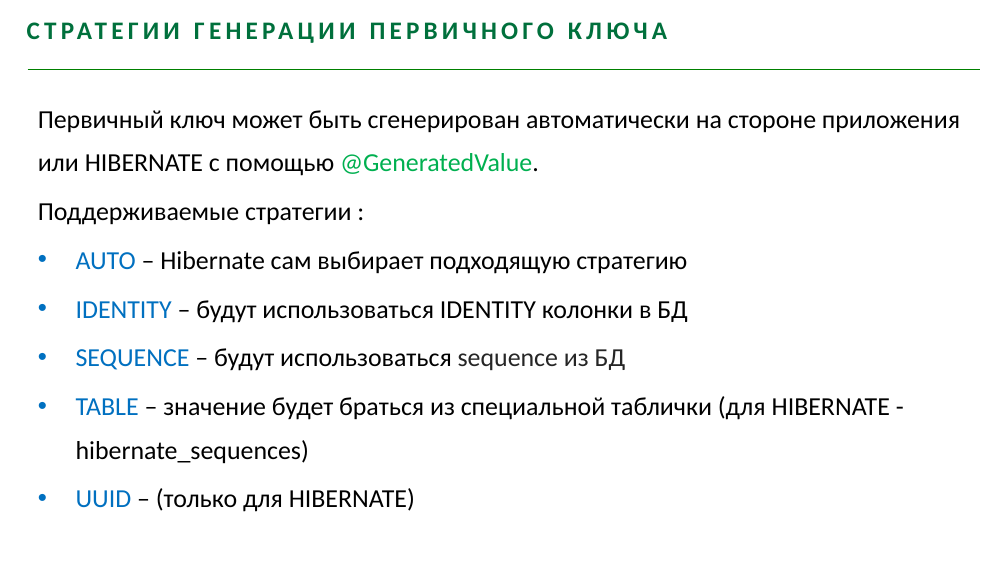
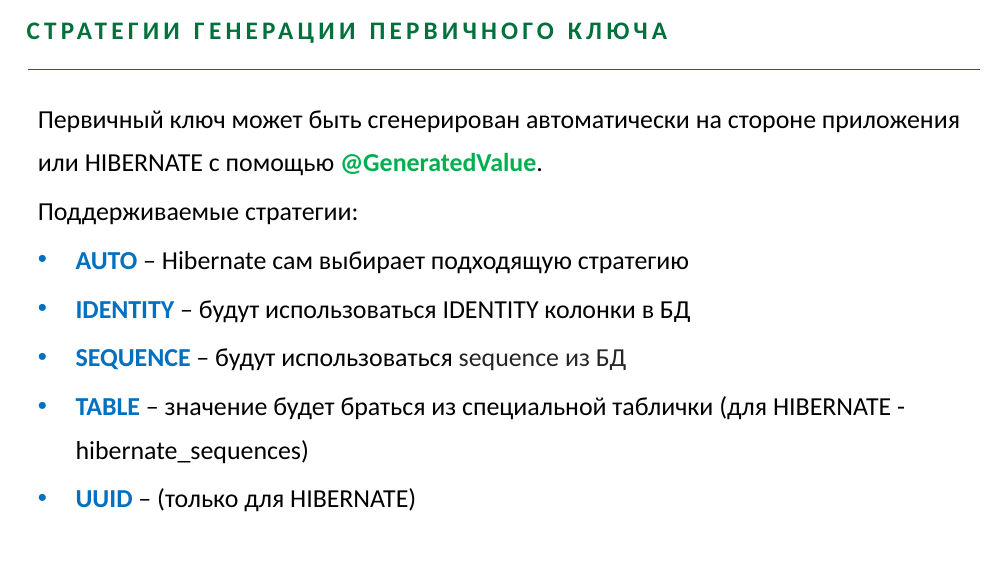
Before and after one commit to youhavebeenforked/JavaSchoolCourse, a slide deck: slide 15 of lessons/18_Hibernate/Hibernate.pptx. Drawn at 1008x567 pixels with LibreOffice and Linux fonts; fonts in the diff are those of the drawing; background and template pictures are left out. Boxes give left, top, right and bottom in pixels: in the first picture for what was removed or moved away, otherwise in the second. Text is boxed around its words. In the diff, an @@ line names an element or a change of style, - is before the commit and + after.

```diff
--- a/lessons/18_Hibernate/Hibernate.pptx
+++ b/lessons/18_Hibernate/Hibernate.pptx
@@ text at (x1=38, y1=110, x2=960, y2=512): bold on in "@GeneratedValue.", "AUTO", "IDENTITY", "SEQUENCE" and 2 more places @@
@@ text at (x1=38, y1=203, x2=358, y2=225): spaces changed @@
-Поддерживаемые стратегии :
+Поддерживаемые стратегии:
```
Also in this commit, not shown: 4 other slides changed, 12 other files.
